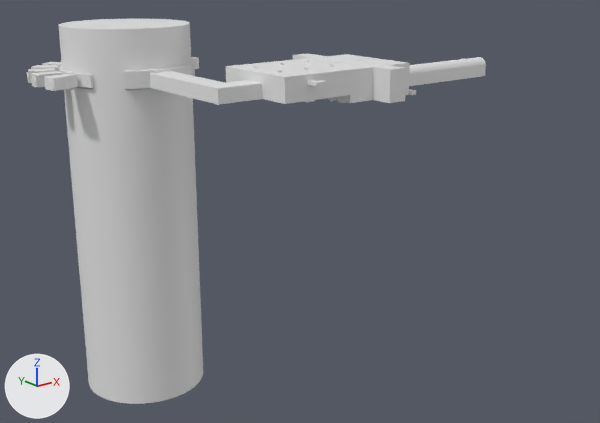
Before and after pictures for a commit that changed the FBX model Game/MagicGame/Content/Models/Layout/Blockout.fbx.
One viewpoint serves both versions: a 50 mm camera at (-137.0, -293.0, 46.0) aimed at (66.0, -40.0, -56.0). Every picture has the same lights, and +X, +Y and +Z are marked at lower left.
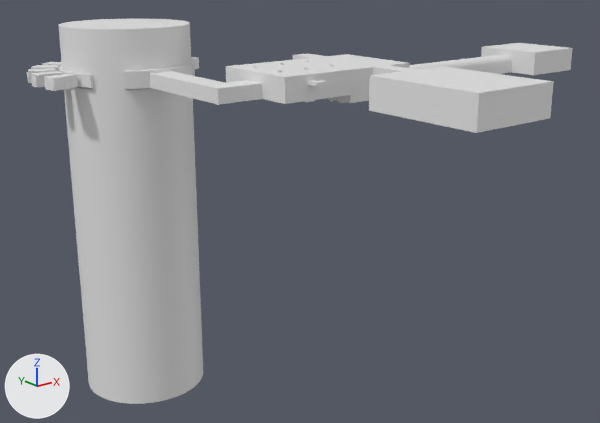
Boxes [x1, y1, x2, y2] around the edits, measured in the pictures (600 x 423 px; the box of a moved part takes in the faces that stretch with it):
'Cube.005', reshaped (19% wider): before [27, 19, 486, 404]; after [27, 19, 573, 404]
part 1 of me_cube_012, moved or reshaped: before [90, 57, 486, 103]; after [90, 43, 573, 133]

The edits, one by one:
me_cube_012 is used by ob_cube_005; location (0.0, 0.0, 0.0).
me_cube_012 had 4735 vertices, 3809 faces and spanned x -23.0..142.0, y -91.0..39.0, z -129.0..20.0.
me_cube_012 now has 4747 vertices, 3796 faces and spans x -23.0..186.0, y -141.0..39.0, z -129.0..20.0.
Part 1, on me_cube_012:
62 vertices are removed from x -11.0..142.0, y -91.0..26.0, z -4.0..8.0.
143 faces are deleted.
15 vertices in x 142.0, y -69.0..-62.0, z 1.0..4.0 move by (17.0, 0.0, 0.0).
2 vertices move within x 39.0, y 6.0, z -1.0.
74 vertices are added at x 31.0..186.0, y -141.0..-52.0, z -4.0..8.0.
130 new faces join them.
